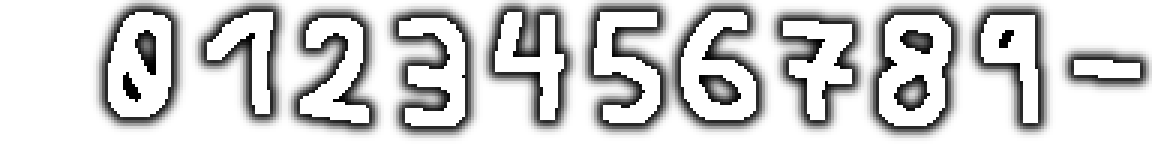
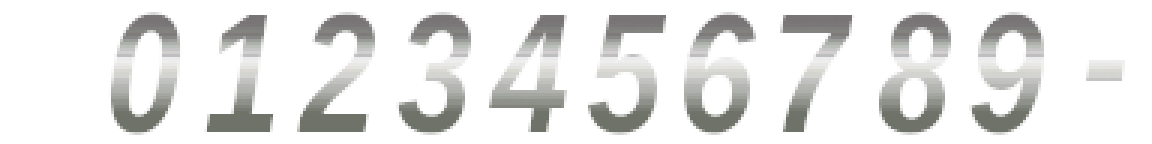
The second 1152px x 144px image is a revision of the first. Changes to its layers:
added layer "0 12 34 567 89" above "New Layer" over [108, 12, 1125, 135]
hid "New Layer" over [93, 0, 1152, 141]
